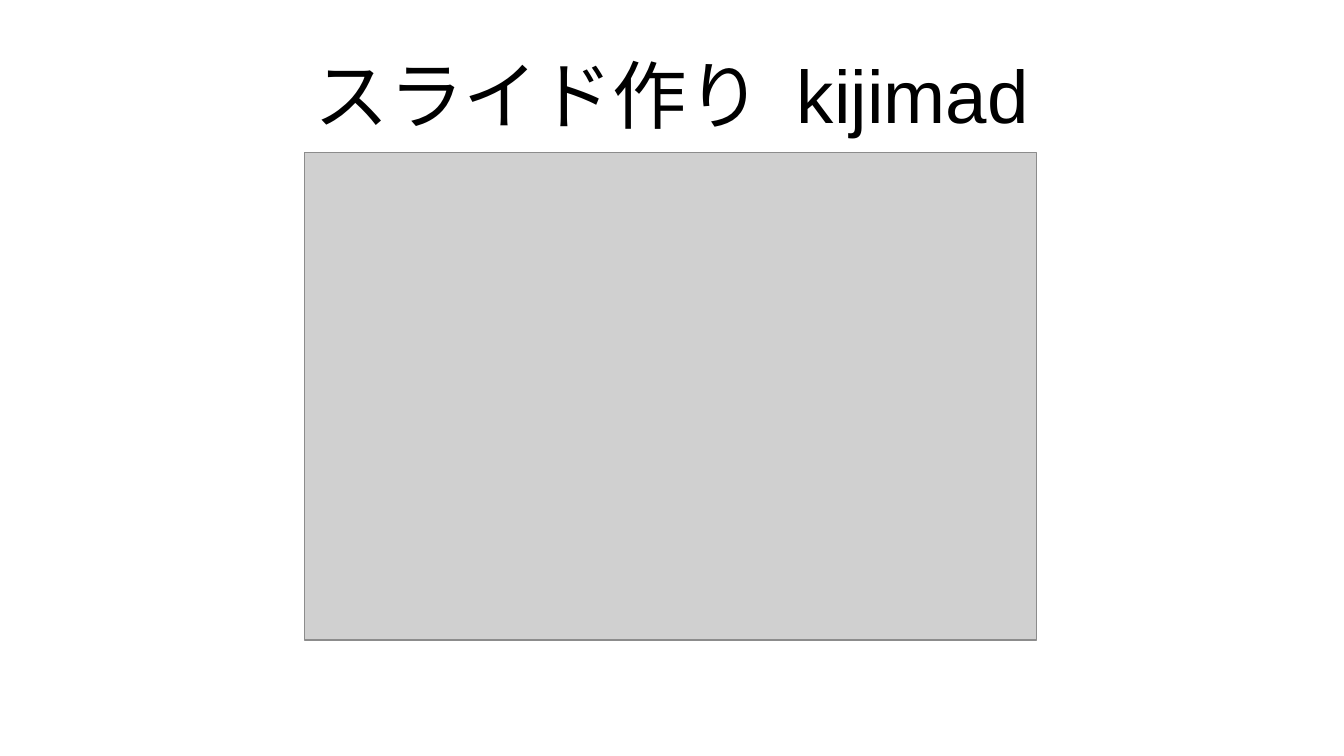
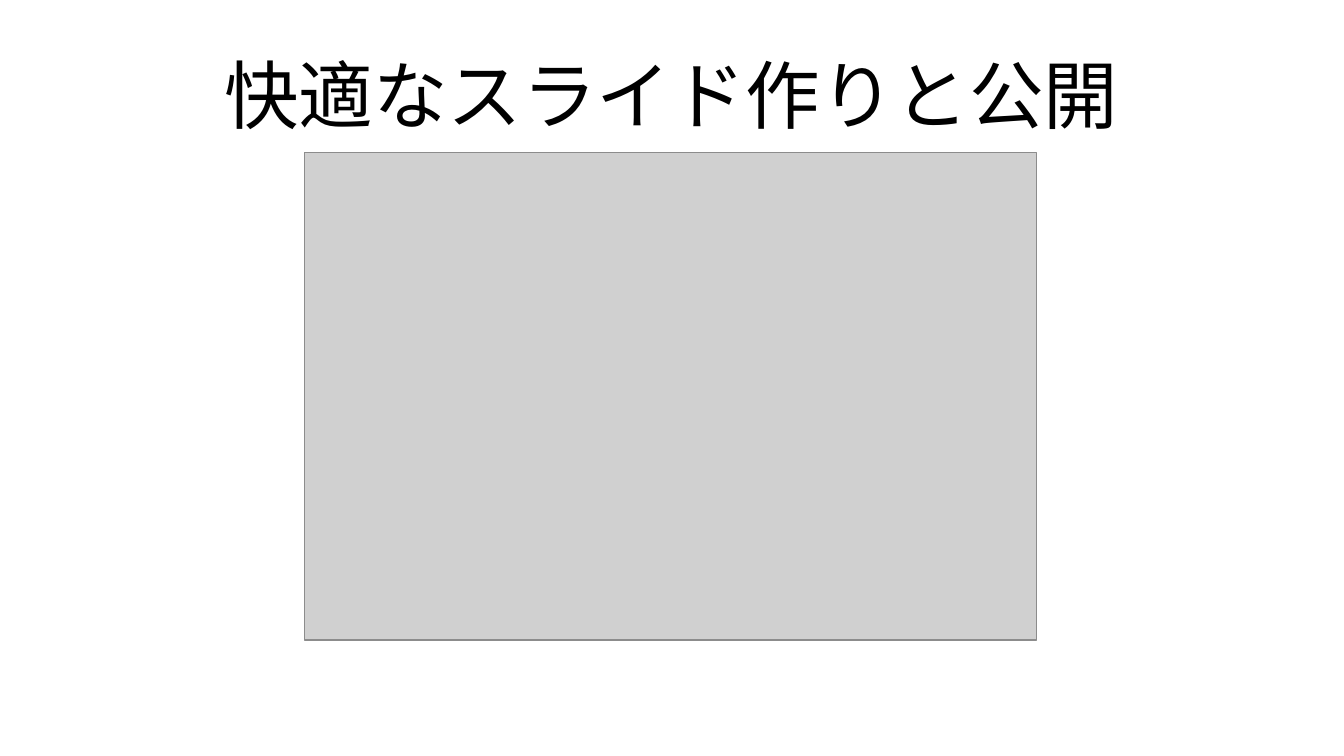
Before and after one commit to kijimaD/roam-ui, a slide deck: slide 1 of pages/pdfs/20250201_slide.odp. Drawn at 1344x756 pixels with LibreOffice and Linux fonts; fonts in the diff are those of the drawing; grey boxes stand for pictures. Boxes give left, top, right and bottom in pixels: in the first picture for what was removed or moved away, otherwise in the second. Text is boxed around its words. In the diff, an @@ line names an element or a change of style, - is before the commit and + after.

```diff
--- a/pages/pdfs/20250201_slide.odp
+++ b/pages/pdfs/20250201_slide.odp
@@ title at box(224, 60, 1118, 129): text changed @@
-スライド作り kijimad
+快適なスライド作りと公開
```
Also in this commit, not shown: 3 other slides changed, 5 slides added, 1 slide removed, 4 other files.
